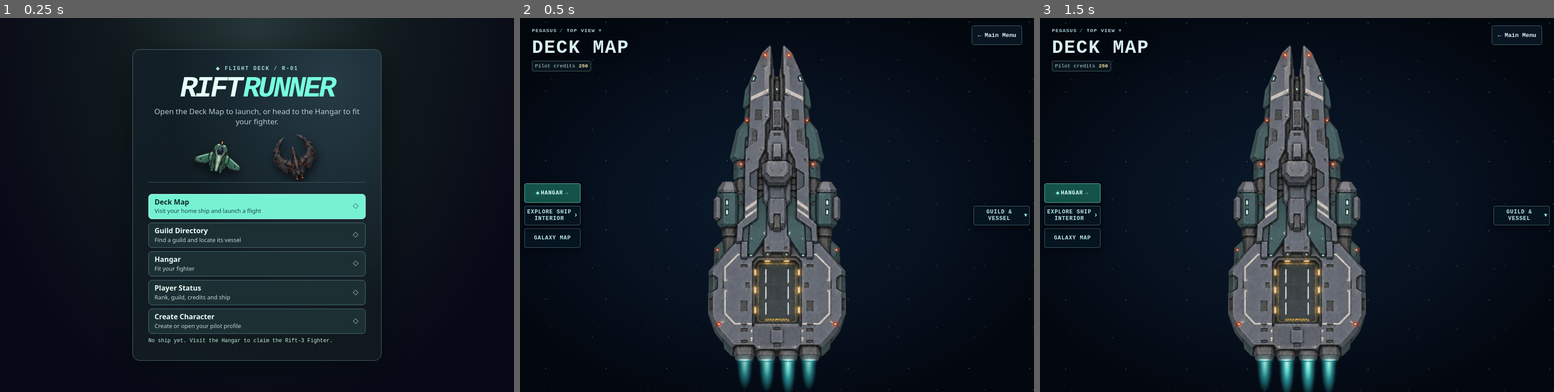
Above: before the commit, frames 1-3 (left to right).
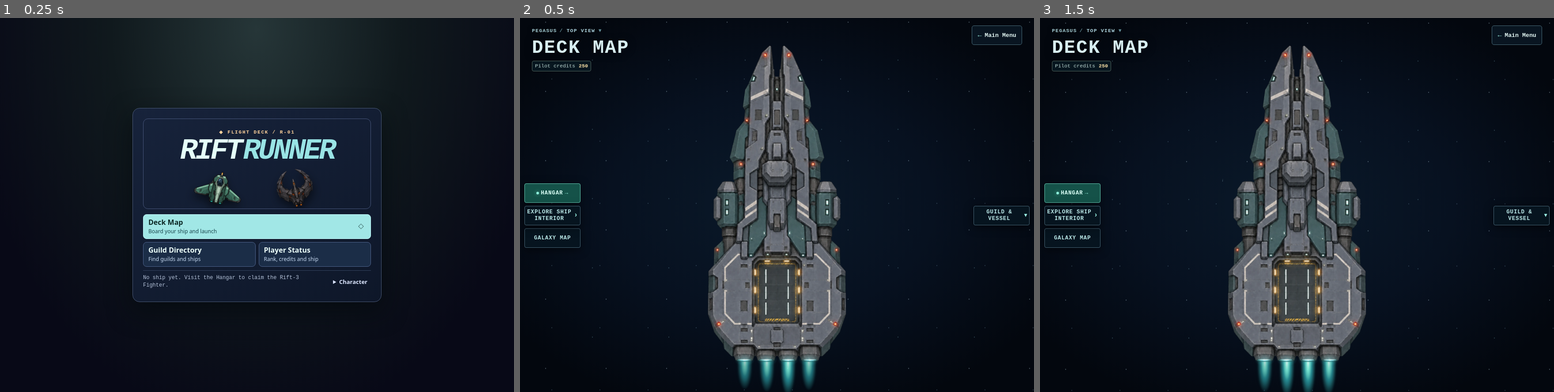
Above: after the commit, the same moments.

Repository: gambizt3-dev/rift-runner
Game: browser game, page index.html
The game is run twice, just before and just after one commit, with the same random seed, the same clock (stepped at 60 frames per second) and the same inputs.
Inputs (mouse positions are in pixels of both pictures, inside the frame that each line leads up to):
- Up to frame 1 (0.25 s): no input
- Up to frame 2 (0.5 s): click "Deck Map Visit your home ship…" (after the commit: "Deck Map Board your ship and …") at 0.27 s
- Up to frame 3 (1.5 s): hold Down 1.03-1.3 s; click (1317, 294) at 1.07 s; hold Down from 1.35 s (still down)

The runs differ from the first frame. In frame 1, 15% of the frame differs, in the area x 25-75%, y 8-92%; in frame 2, nothing differs; in frame 3, nothing differs.

Commit message:
Simplify Rift Runner Main Menu and move character creation to a secondary tab

Diff:
--- a/index.html
+++ b/index.html
@@ -176,27 +176,56 @@
  #cockpit-mode-tabs button{min-height:44px}
  #cockpit-mode-tabs button[aria-pressed=true]{background:#2c5252;border-color:#99e5d9}
  #online-mode{display:block;width:100%;min-height:44px;font:inherit;color:#e1f4fb;background:#132334;border:1px solid #658291;border-radius:6px;padding:6px}
+ #main-menu.menu-hub{gap:12px;padding:clamp(12px,4vw,23px);background:linear-gradient(150deg,#17233b,#0e1729);border-color:#4a5977}
+ #main-menu .main-menu-intro{gap:6px;padding:clamp(12px,2.8dvh,24px) 5px 0;border:1px solid #46557a;border-radius:11px;background:#152038 linear-gradient(90deg,#101b30e0,#101b3070),url('./pilot-status-orbit.webp') right 40%/cover}
+ #main-menu .menu-eyebrow{color:#ffd29c;font-size:11px}
+ #main-menu h1 span{color:#99e4e5}
+ #main-menu .menu-ship-art{height:clamp(50px,12dvh,93px);border:0;margin:0}
+ .main-menu-destinations{display:grid;grid-template-columns:repeat(2,minmax(0,1fr));gap:7px}
+ .main-menu-destinations .menu-choice{min-height:52px;background:#1b2d47;border-color:#4e638c;padding:9px 15px 9px 11px}
+ .main-menu-destinations .menu-choice::after{display:none}
+ .main-menu-destinations .menu-choice small{font-size:12px;color:#c6d9f1}
+ .main-menu-destinations .menu-choice-primary{grid-column:1/-1;background:#a1e7e6;border-color:#c6ffff;padding-right:37px}
+ .main-menu-destinations .menu-choice-primary small{color:#18464c}
+ .main-menu-destinations .menu-choice-primary::after{display:block}
+ .main-menu-destinations .menu-choice:hover{border-color:#f1f8ff}
+ .main-menu-destinations .menu-choice-primary:hover{background:#baf5f3}
+ .main-menu-footer{display:grid;grid-template-columns:minmax(0,1fr) auto;gap:5px 9px;align-items:center;padding-top:3px;border-top:1px solid #34435f}
+ .main-menu-footer .menu-build-status{color:#b5c3da;overflow-wrap:anywhere}
+ .main-menu-character{justify-self:end}
+ .main-menu-character[open]{grid-column:1/-1;justify-self:stretch}
+ .main-menu-character>summary{color:#dce6ff;cursor:pointer;min-height:44px;padding:12px 8px;font:700 13px/20px system-ui,sans-serif}
+ .main-menu-character>summary:focus-visible{outline:2px solid #f7dda2;outline-offset:2px}
+ .main-menu-character>.menu-choice{grid-column:1/-1;min-height:44px;background:#1a2941;border-color:#536789}
+ .main-menu-character:not([open])>.menu-choice{display:none}
+ @media(max-width:340px){.main-menu-destinations .menu-choice span{font-size:14px}}
 </style>
 </head>
 <body>
 <main class="cabinet" id="game-cabinet" data-view="menu">
-<section id="main-menu" class="main-menu" aria-labelledby="main-menu-title">
+<section id="main-menu" class="main-menu menu-hub" aria-labelledby="main-menu-title">
  <div class="main-menu-intro">
   <p class="menu-eyebrow">◆ Flight deck / R-01</p>
   <h1 id="main-menu-title">Rift<span>Runner</span></h1>
-  <p class="menu-intro-copy">Open the Deck Map to launch, or head to the Hangar to fit your fighter.</p>
+
   <div class="menu-ship-art" aria-hidden="true">
    <img src="./fighter-winged.png?v=23" width="128" height="84" alt="">
    <img src="./vandul-ship.webp" width="116" height="116" alt="">
   </div>
  </div>
  <div class="main-menu-actions">
-  <a class="menu-choice menu-choice-primary" id="main-menu-carrier" href="./carrier.html"><span>Deck Map</span><small>Visit your home ship and launch a flight</small></a>
-  <a class="menu-choice" id="main-menu-company-directory" href="./carrier-multicrew.html"><span>Guild Directory</span><small>Find a guild and locate its vessel</small></a>
-  <button class="menu-choice" id="main-menu-hangar" data-rift="hangar" type="button" aria-haspopup="dialog"><span>Hangar</span><small>Fit your fighter</small></button>
-  <a class="menu-choice" id="main-menu-player-status" href="./pilot-profile.html?view=status"><span>Player Status</span><small>Rank, guild, credits and ship</small></a>
-  <a class="menu-choice" id="main-menu-pilot" href="./pilot-profile.html"><span>Create Character</span><small>Create or open your pilot profile</small></a>
-  <p id="menu-build-status" class="menu-build-status" role="status">Checking flight readiness…</p>
+  <nav class="main-menu-destinations" aria-label="Main destinations">
+  <a class="menu-choice menu-choice-primary" id="main-menu-carrier" href="./carrier.html"><span>Deck Map</span><small>Board your ship and launch</small></a>
+  <a class="menu-choice" id="main-menu-company-directory" href="./carrier-multicrew.html"><span>Guild Directory</span><small>Find guilds and ships</small></a>
+  <a class="menu-choice" id="main-menu-player-status" href="./pilot-profile.html?view=status"><span>Player Status</span><small>Rank, credits and ship</small></a>
+  </nav>
+  <div class="main-menu-footer">
+   <p id="menu-build-status" class="menu-build-status" role="status">Checking flight readiness…</p>
+   <details class="main-menu-character">
+    <summary>Character</summary>
+    <a class="menu-choice" id="main-menu-pilot" href="./pilot-profile.html"><span>Create Character</span><small>Or manage your saved pilot</small></a>
+   </details>
+  </div>
   <section id="online-entry" hidden>
    <strong id="online-title">Online Battle Test</strong><p id="online-brief" role="status">No career changes.</p>
    <div id="online-deployment" hidden>
--- a/tests/ship-scale-free-fly.test.cjs
+++ b/tests/ship-scale-free-fly.test.cjs
@@ -1401,3 +1401,13 @@
  assert.equal(fighterFit.primary,'sparrow-s2');assert.equal(fighterFit.secondary,null);
  assert.equal(storage.get(bisonKey),original,'showing an owned fit does not overwrite it');
 });
+
+
+test('Main Menu leaves Hangar access to Deck Map and puts Create Character in a secondary tab',()=>{
+ const html=require('node:fs').readFileSync(require('node:path').join(__dirname,'../index.html'),'utf8');
+ const menu=html.slice(html.indexOf('<section id="main-menu"'),html.indexOf('<div id="arena-screen"'));
+ assert.doesNotMatch(menu,/main-menu-hangar|data-rift="hangar"|Fit your fighter/);
+ assert.match(menu,/aria-label="Main destinations"[\s\S]*main-menu-carrier[\s\S]*main-menu-company-directory[\s\S]*main-menu-player-status[\s\S]*<\/nav>/);
+ assert.match(menu,/<details class="main-menu-character">\s*<summary>Character<\/summary>\s*<a[^>]+href="\.\/pilot-profile\.html"><span>Create Character/);
+ assert.match(html,/<dialog[^>]+id="hangar"/);
+});
